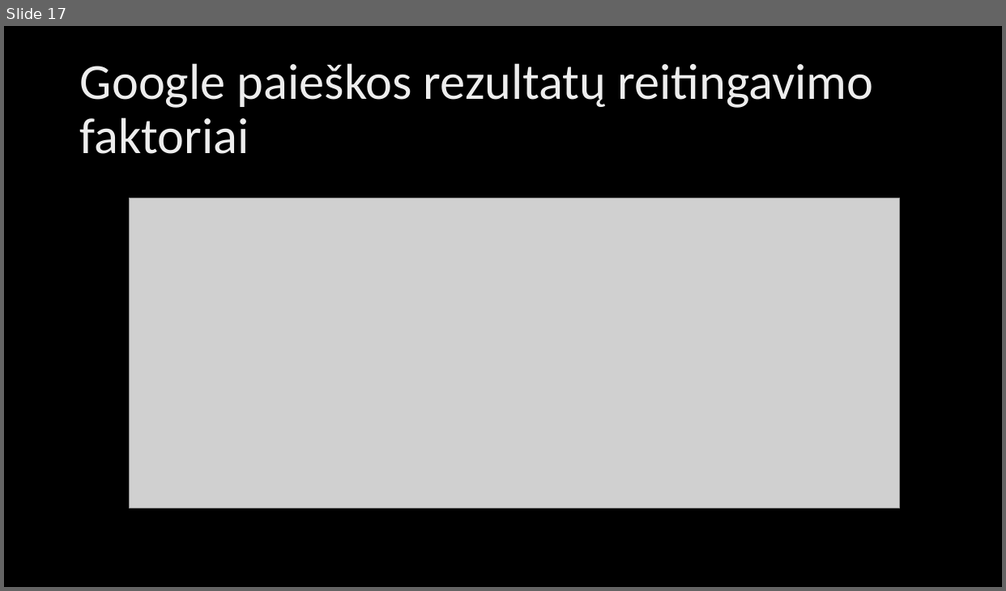
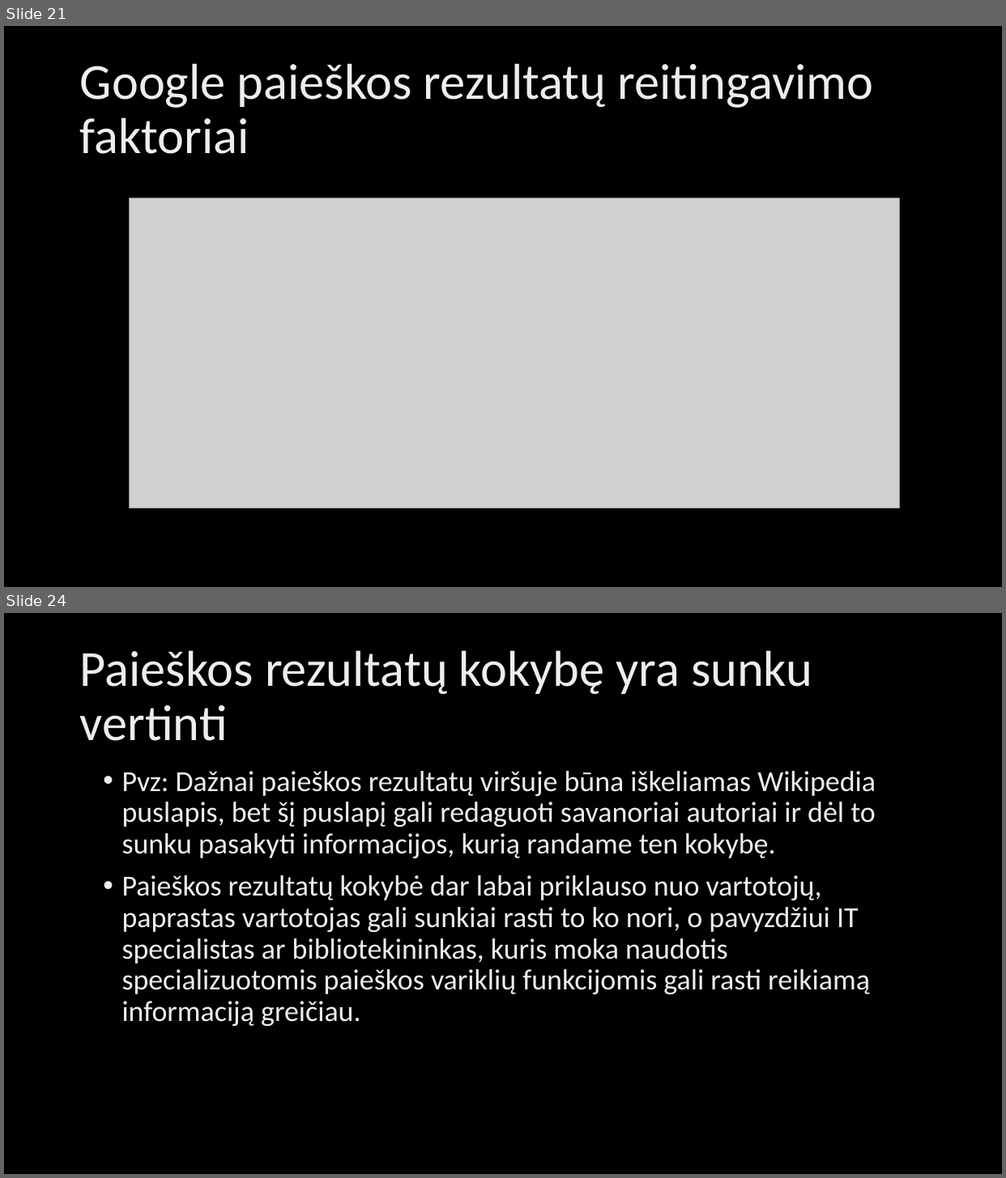
Before and after one commit to MariusKra/InformaciniuSistemuProjektas, a slide deck: IIS pristatymas/Žiniatinklio paieškos rezultatų kokybės vertinimas.pptx. Shown one above the other, each under a label of ours: slide 17 before the commit, slides 21 and 24 after it; the slides between them are not shown. The pictures are 1006x591 and 1006x1178 pixels, drawn with LibreOffice and Linux fonts; fonts in the diff are those of the drawing; grey boxes stand for pictures; background and template pictures are left out. Boxes give left, top, right and bottom in pixels: in the first picture for what was removed or moved away, otherwise in the second. Text is boxed around its words. In the diff, an @@ line names an element or a change of style, - is before the commit and + after.

```diff
--- a/IIS pristatymas/Žiniatinklio paieškos rezultatų kokybės vertinimas.pptx
+++ b/IIS pristatymas/Žiniatinklio paieškos rezultatų kokybės vertinimas.pptx
@@ slide 24 added at [4, 613, 1002, 1174], background picture (left out) @@
@@ title added at [80, 650, 812, 741], 48.6 pt, text gradient #BFBFBF to #EDEDED to #FFFFFF @@
+Paieškos rezultatų kokybę yra sunku vertinti
@@ text added at [122, 771, 876, 1026], 28 pt, text gradient #BFBFBF to #EDEDED to #FFFFFF @@
+• Pvz: Dažnai paieškos rezultatų viršuje būna iškeliamas Wikipedia puslapis, bet šį puslapį gali redaguoti savanoriai autoriai ir dėl to sunku pasakyti informacijos, kurią randame ten kokybę.
+• Paieškos rezultatų kokybė dar labai priklauso nuo vartotojų, paprastas vartotojas gali sunkiai rasti to ko nori, o pavyzdžiui IT specialistas ar bibliotekininkas, kuris moka naudotis specializuotomis paieškos variklių funkcijomis gali rasti reikiamą informaciją greičiau.
@@ what was slide 17 is now slide 21 @@
```
Also in this commit, not shown: 3 slides changed, 19 other slides added, 7 slides removed.
